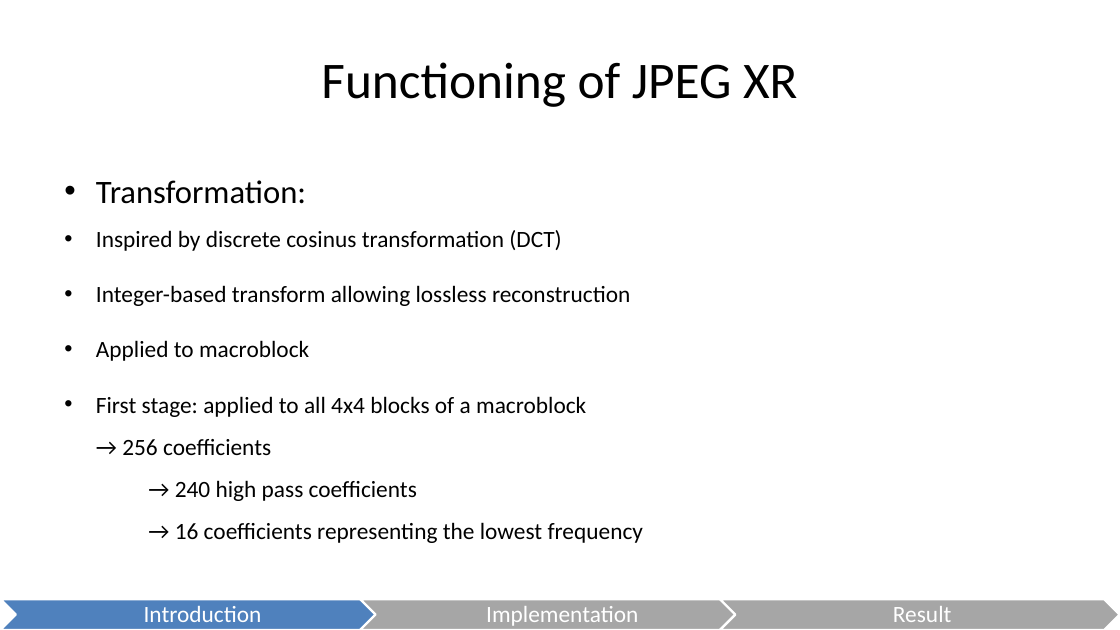
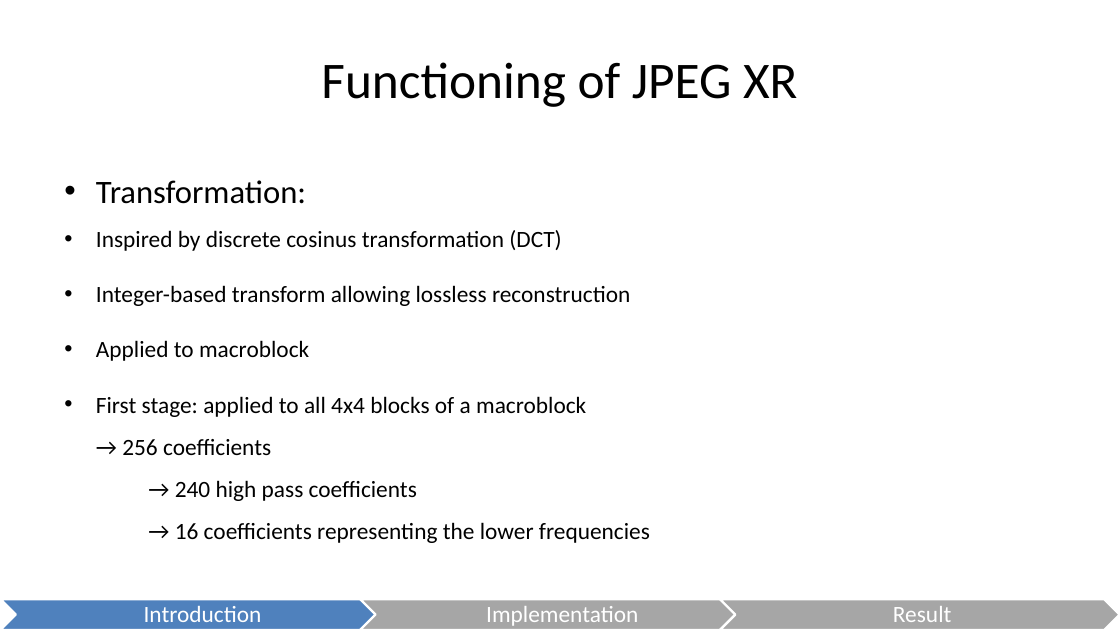
Before and after one commit to danielkocher/media_security_ps, a slide deck: slide 10 of JPEG XR.odp. Drawn at 1120x630 pixels with LibreOffice and Linux fonts; fonts in the diff are those of the drawing. Boxes give left, top, right and bottom in pixels: in the first picture for what was removed or moved away, otherwise in the second. Text is boxed around its words. In the diff, an @@ line names an element or a change of style, - is before the commit and + after.

```diff
--- a/JPEG XR.odp
+++ b/JPEG XR.odp
@@ text at bbox=[96, 396, 650, 543]: text changed @@
-  • First stage: applied to all 4x4 blocks of a macroblock
-    → 256 coefficients
-    → 240 high pass coefficients
-    → 16 coefficients representing the lowest frequency
+  • First stage: applied to all 4x4 blocks of a macroblock
+    → 256 coefficients
+    → 240 high pass coefficients
+    → 16 coefficients representing the lower frequencies
```
Also in this commit, not shown: 5 other slides changed, 6 slides added.
